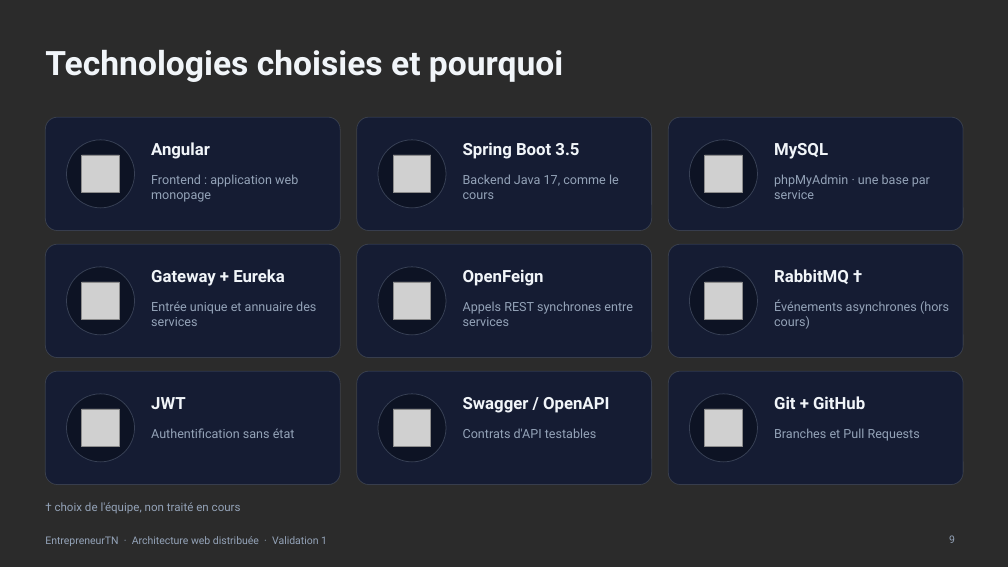
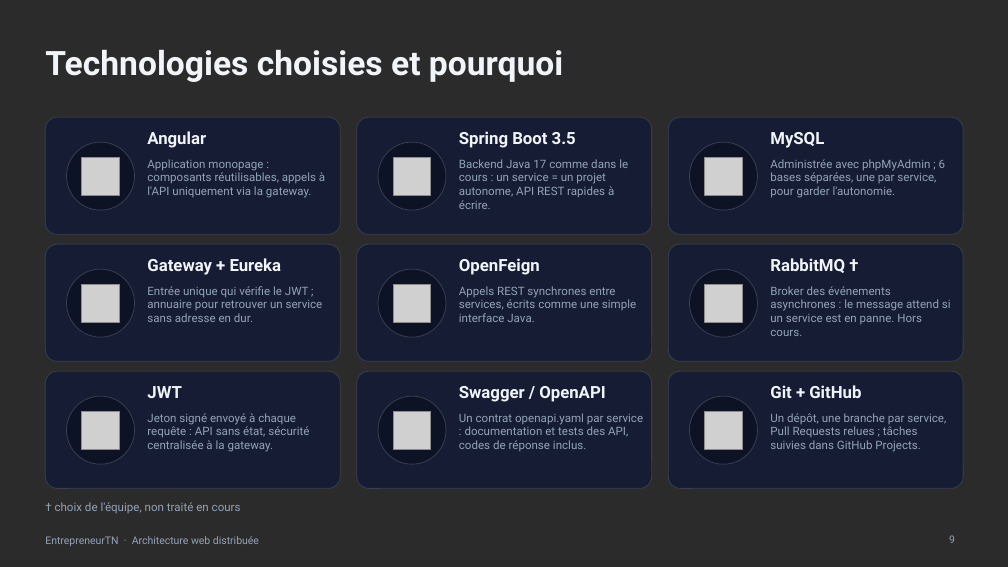
Before and after one commit to BadisBeji/EntrepreneurTN-4SSA10, a slide deck: slide 9 of Documentation/Presentation/Presentation_EntrepreneurTN.pptx. Drawn at 1008x567 pixels with LibreOffice and Linux fonts; fonts in the diff are those of the drawing; grey boxes stand for pictures; background and template pictures are left out; a plain dark background stands for a picture behind light text. Boxes give left, top, right and bottom in pixels: in the first picture for what was removed or moved away, otherwise in the second. Text is boxed around its words. In the diff, an @@ line names an element or a change of style, - is before the commit and + after.

```diff
--- a/Documentation/Presentation/Presentation_EntrepreneurTN.pptx
+++ b/Documentation/Presentation/Presentation_EntrepreneurTN.pptx
@@ proportions changed in 9 elements at (45, 244, 340, 361), (357, 244, 652, 361), (668, 244, 963, 361), (45, 371, 340, 488), (357, 371, 652, 488), (668, 371, 963, 488), (45, 117, 340, 234), (357, 117, 652, 234), (668, 117, 963, 234) @@
@@ text "Angular": place and size @@
-text "Angular" at (151, 142, 210, 159)
+text "Angular" at (147, 131, 206, 148)
@@ text "Spring Boot 3.5": place and size @@
-text "Spring Boot 3.5" at (463, 142, 579, 159)
+text "Spring Boot 3.5" at (459, 131, 576, 148)
@@ text "MySQL": place and size @@
-text "MySQL" at (774, 143, 828, 159)
+text "MySQL" at (770, 132, 824, 148)
@@ text at (147, 159, 325, 198): text changed; size 12 to 11 pt @@
-Frontend : application web monopage
+Application monopage : composants réutilisables, appels à l'API uniquement via la gateway.
@@ text at (459, 159, 628, 209): text changed; size 12 to 11 pt @@
-Backend Java 17, comme le cours
+Backend Java 17 comme dans le cours : un service = un projet autonome, API REST rapides à écrire.
@@ text at (770, 159, 945, 198): text changed; size 12 to 11 pt @@
-phpMyAdmin · une base par service
+Administrée avec phpMyAdmin ; 6 bases séparées, une par service, pour garder l'autonomie.
@@ text "Gateway + Eureka": place and size @@
-text "Gateway + Eureka" at (151, 269, 285, 286)
+text "Gateway + Eureka" at (147, 258, 282, 275)
@@ text "OpenFeign": place and size @@
-text "OpenFeign" at (463, 269, 544, 286)
+text "OpenFeign" at (459, 258, 540, 275)
@@ text "RabbitMQ †": place and size @@
-text "RabbitMQ †" at (774, 269, 849, 284)
+text "RabbitMQ †" at (770, 258, 845, 273)
@@ text at (147, 286, 323, 322): text changed; size 12 to 11 pt @@
-Entrée unique et annuaire des services
+Entrée unique qui vérifie le JWT ; annuaire pour retrouver un service sans adresse en dur.
@@ text at (459, 286, 636, 322): text changed; size 12 to 11 pt @@
-Appels REST synchrones entre services
+Appels REST synchrones entre services, écrits comme une simple interface Java.
@@ text at (770, 286, 951, 336): text changed; size 12 to 11 pt @@
-Événements asynchrones (hors cours)
+Broker des événements asynchrones : le message attend si un service est en panne. Hors cours.
@@ text "JWT": place and size @@
-text "JWT" at (151, 397, 185, 409)
+text "JWT" at (147, 386, 181, 398)
@@ text "Swagger / OpenAPI": place and size @@
-text "Swagger / OpenAPI" at (463, 397, 609, 413)
+text "Swagger / OpenAPI" at (459, 386, 605, 402)
@@ text "Git + GitHub": place and size @@
-text "Git + GitHub" at (774, 396, 865, 409)
+text "Git + GitHub" at (770, 385, 861, 398)
@@ text at (147, 413, 309, 452): text changed; size 12 to 11 pt @@
-Authentification sans état
+Jeton signé envoyé à chaque requête : API sans état, sécurité centralisée à la gateway.
@@ text at (459, 413, 643, 451): text changed; size 12 to 11 pt @@
-Contrats d'API testables
+Un contrat openapi.yaml par service : documentation et tests des API, codes de réponse inclus.
@@ text at (770, 413, 946, 452): text changed; size 12 to 11 pt @@
-Branches et Pull Requests
+Un dépôt, une branche par service, Pull Requests relues ; tâches suivies dans GitHub Projects.
@@ text at (45, 536, 259, 546): text changed @@
-EntrepreneurTN · Architecture web distribuée · Validation 1
+EntrepreneurTN · Architecture web distribuée
```
Also in this commit, not shown: 15 other slides changed.
